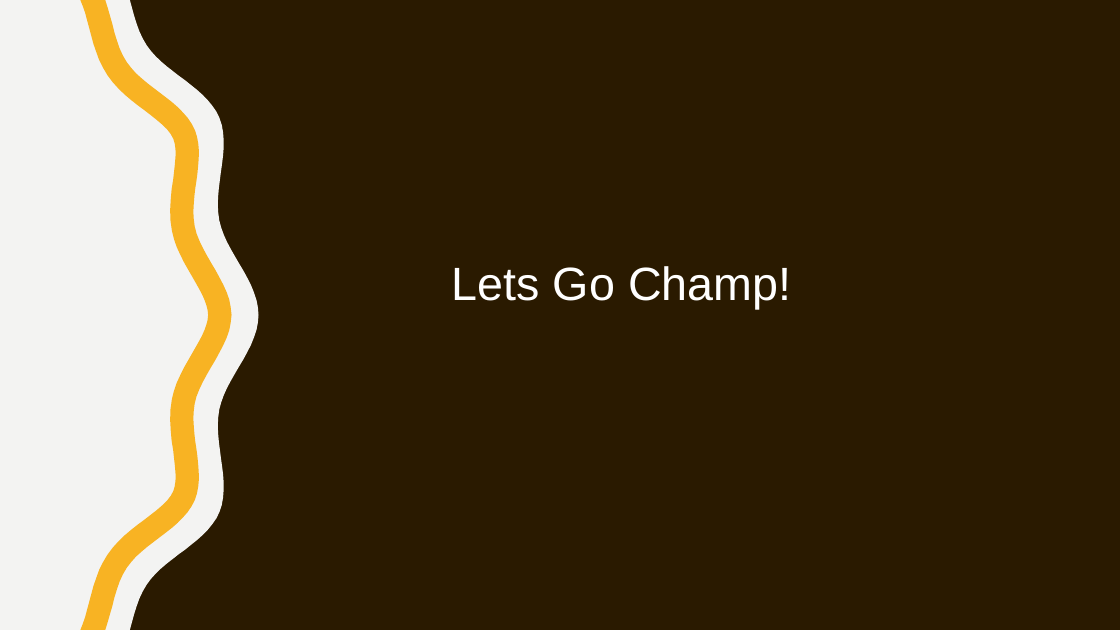
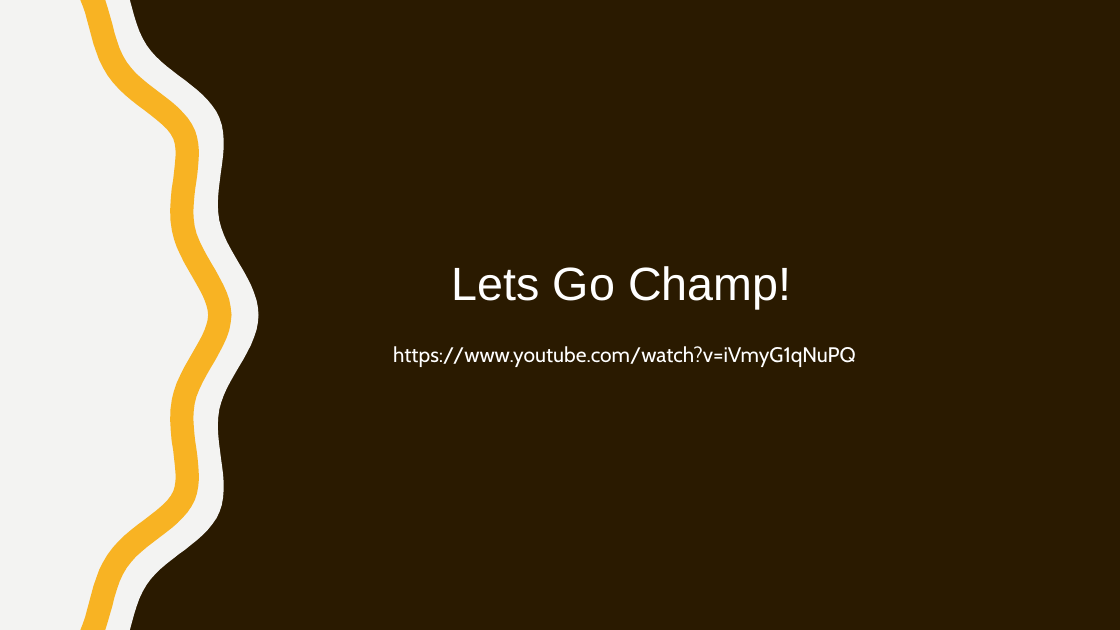
Before and after one commit to abbindustrigymnasium/hitachigymnasiet-250s-programmingexercises-programmering1-2025, a slide deck: slide 21 of C++/C++.pptx. Drawn at 1120x630 pixels with LibreOffice and Linux fonts; fonts in the diff are those of the drawing. Boxes give left, top, right and bottom in pixels: in the first picture for what was removed or moved away, otherwise in the second. Text is boxed around its words. In the diff, an @@ line names an element or a change of style, - is before the commit and + after.

```diff
--- a/C++/C++.pptx
+++ b/C++/C++.pptx
@@ text added at bbox=[393, 346, 856, 367], 18 pt, text #FFFFFF @@
+https://www.youtube.com/watch?v=iVmyG1qNuPQ
```
Also in this commit, not shown: 11 other slides changed, 3 slides added, 3 slides removed, 1 other file.
